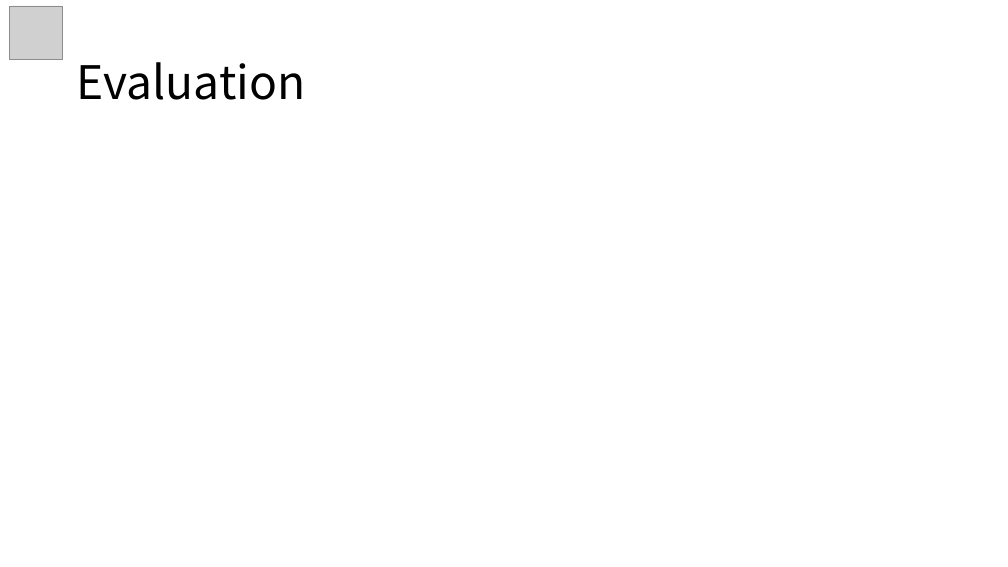
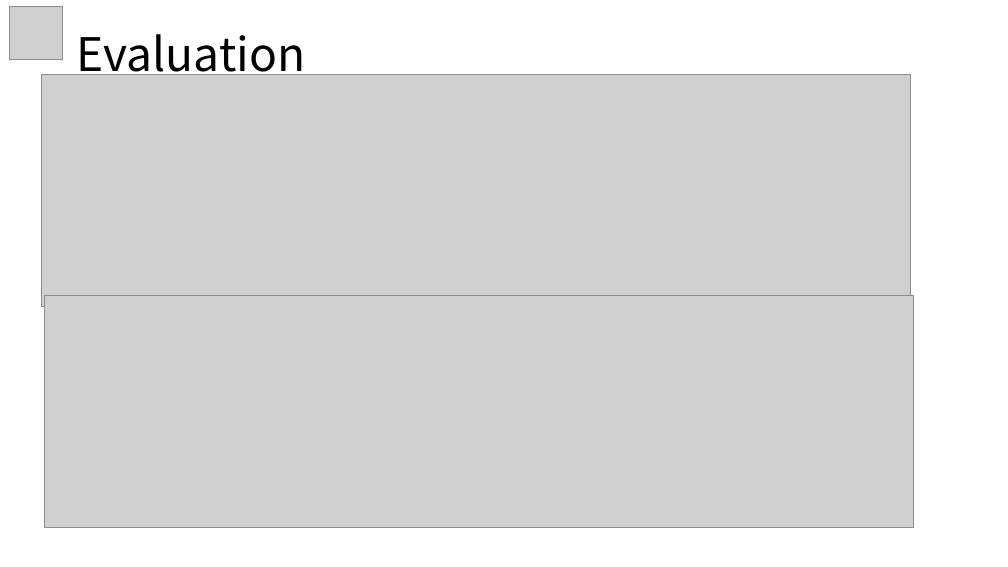
Before and after one commit to ziqing97/BilligenceCaseStudyUkUni, a slide deck: slide 17 of vortrag/Vortrag.pptx. Drawn at 1008x567 pixels with LibreOffice and Linux fonts; fonts in the diff are those of the drawing; grey boxes stand for pictures. Boxes give left, top, right and bottom in pixels: in the first picture for what was removed or moved away, otherwise in the second. Text is boxed around its words. In the diff, an @@ line names an element or a change of style, - is before the commit and + after.

```diff
--- a/vortrag/Vortrag.pptx
+++ b/vortrag/Vortrag.pptx
@@ title "Evaluation" rewrapped from [77,62,306,100] to [77,34,306,83] @@
@@ picture added at [42,75,911,307] @@
@@ picture added at [44,296,913,528] @@
```
Also in this commit, not shown: 4 other slides changed, 8 slides added, 2 slides removed.
